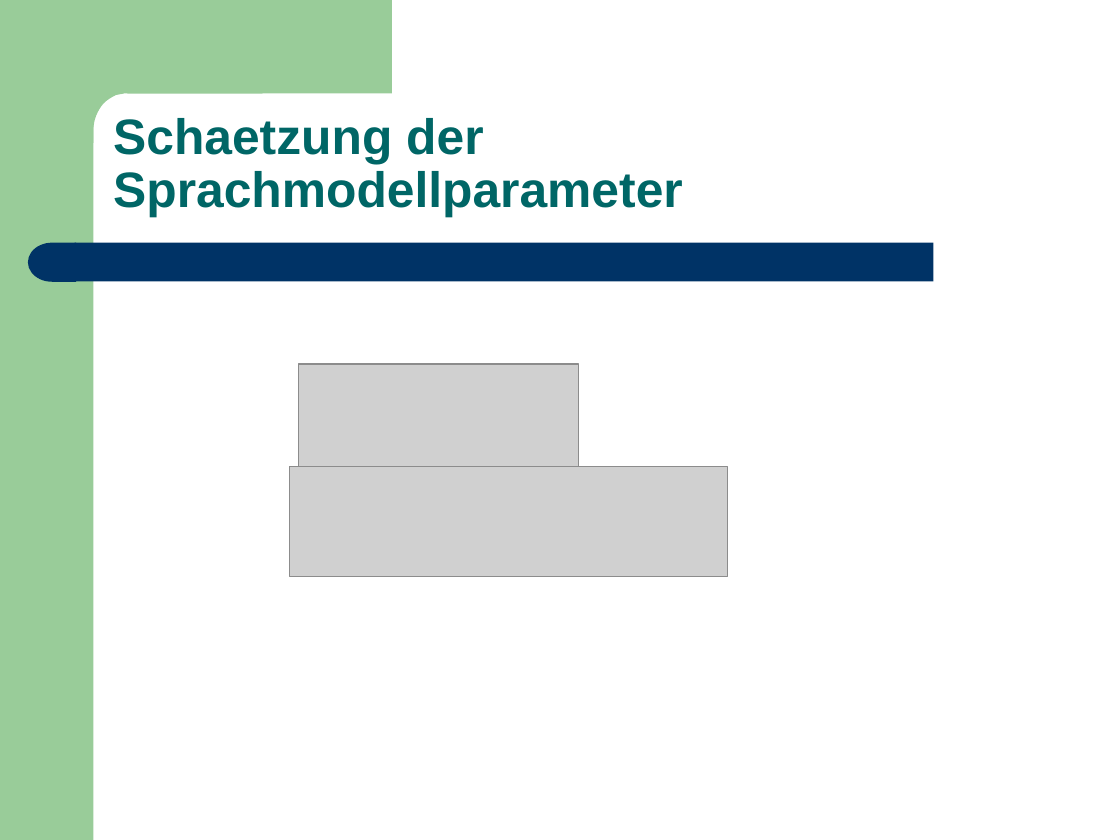
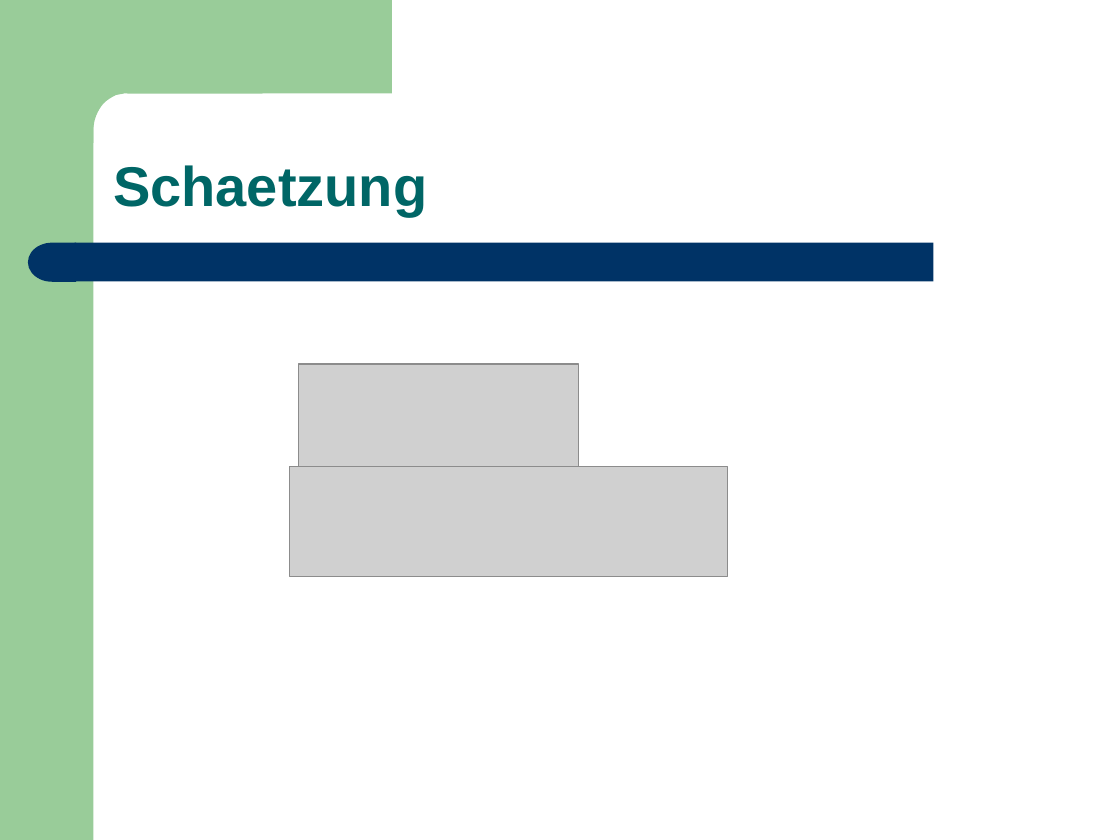
Before and after one commit to leonard117/arbeittet, a slide deck: slide 7 of ARS/doc/Training_Sprachmodell.ppt (slide 11 before the commit). Drawn at 1120x840 pixels with LibreOffice and Linux fonts; fonts in the diff are those of the drawing; grey boxes stand for pictures. Boxes give left, top, right and bottom in pixels: in the first picture for what was removed or moved away, otherwise in the second. Text is boxed around its words. In the diff, an @@ line names an element or a change of style, - is before the commit and + after.

```diff
--- a/ARS/doc/Training_Sprachmodell.ppt
+++ b/ARS/doc/Training_Sprachmodell.ppt
@@ text at box(113, 165, 427, 216): text changed; size 32 to 36 pt @@
-Schaetzung der Sprachmodellparameter
+Schaetzung
```
Also in this commit, not shown: 2 other slides changed, 3 slides added.
